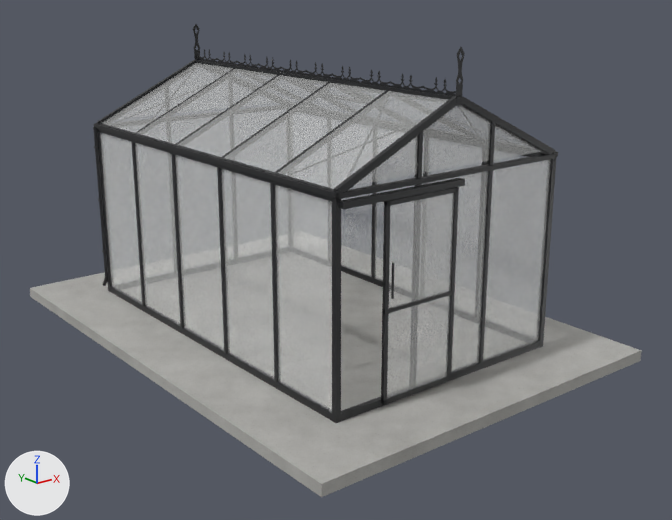
The glTF model models/scandiglas/sg-rect-7-9-12-7-decor.glb as it was, and as the next commit left it.
The view is the same before and after, from a 50 mm lens placed at (-5.17, -4.35, 3.28), pointed at (0.08, 2.23, 0.65). The axes (+X, +Y, +Z) are drawn at lower left. The lights are the same throughout. The older version comes first. Vertices at exactly the same position are counted once.

Names of what the first picture shows: 'scandiglas-rect-7-9-12-7-decor'.
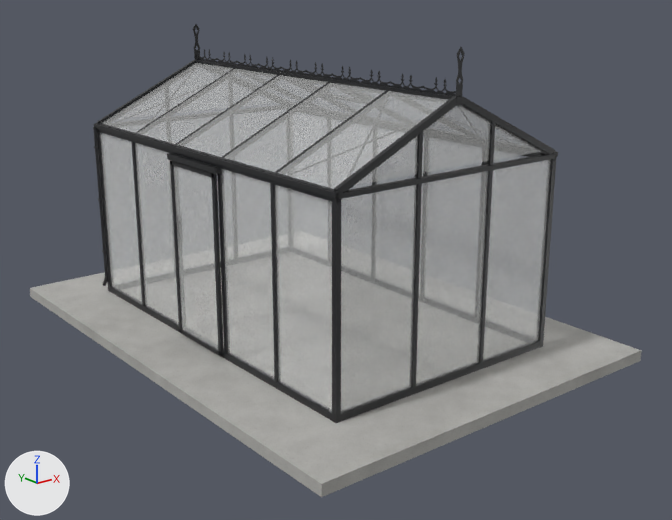
The newer file is also turned or shifted as a whole; pictures and numbers use the older file's frame.

The change, as a list of edits to the scene's bpy script:
```text
Change me_scandiglas:
    used by ob_scandiglas_rect_7_9_12_7_decor; location = (0.0, 0.0, 0.0)
    remove me_scandiglas.from_pydata(...)  # 15856 vertices, 30833 faces; spans x -1.82..1.82, y 0.0..5.11, z -0.1..2.72
    add me_scandiglas.from_pydata(...)  # 15832 vertices, 30790 faces; spans x -1.82..1.82, y 0.0..5.11, z -0.1..2.72
    me_scandiglas part 1: the loose piece of 70 vertices spanning x -0.76..-0.01, y 0.58..0.61, z 0.03..1.66 is turned -90 degrees about the z axis through its middle, then moved by (-0.84, 1.96, 0.0)
    me_scandiglas part 2: the loose piece of 24 vertices spanning x -1.18, y 2.19..2.92, z 0.06..1.73 is scaled about its middle by (3.01, 0.0191, 0.167), then moved by (-0.07, 0.31, 0.14), in mat_powder
    me_scandiglas part 3: the loose piece of 24 vertices spanning x -0.72..-0.05, y 0.6, z 0.07..1.62 is scaled about its middle by (0, -3.19e-05, 0.18), then moved by (-0.81, 2.27, 0.2), in mat_powder
    me_scandiglas part 4: the loose piece of 24 vertices spanning x -0.76..-0.01, y 0.58..0.61, z 0.78..0.81 is scaled about its middle by (0.0805, 30.8, 1.67), then moved by (-0.84, 1.94, 0.9)
    me_scandiglas part 5: the loose piece of 24 vertices spanning x -1.18..0.04, y 0.57..0.63, z 1.67..1.72 is scaled about its middle by (-0.00219, 11, 31.1), then moved by (-0.65, 1.96, -0.85), in mat_glass (white #fdfefd)
    me_scandiglas part 6: the loose piece of 24 vertices spanning x -0.7..-0.69, y 0.56..0.57, z 0.9..1.18 is scaled about its middle by (53.3, 0.333, 5.98), then moved by (-0.09, 0.07, -0.14), in mat_glass (white #fdfefd)
    me_scandiglas part 7: 29840 kept faces spanning x -1.82..1.82, y 0.0..5.11, z -0.1..2.72 get new texture (UV) coordinates
    other edits to the shape of me_scandiglas do not show in these pictures
```

Where the change shows, as pixel boxes [x1, y1, x2, y2] in the pictures (672 x 520 px; the box of a moved part takes in the faces that stretch with it):
part 1 of me_scandiglas, moved or reshaped
    before: [381, 187, 459, 405]
    after: [170, 160, 224, 356]
part 2 of me_scandiglas, moved or reshaped
    before: [175, 155, 224, 350]
    after: [174, 214, 177, 245]
part 3 of me_scandiglas, moved or reshaped (not visible afterwards)
    before: [387, 193, 454, 398]
part 4 of me_scandiglas, moved or reshaped
    before: [383, 291, 451, 314]
    after: [167, 153, 221, 174]
part 5 of me_scandiglas, moved or reshaped
    before: [339, 178, 465, 210]
    after: [174, 166, 218, 349]
part 6 of me_scandiglas, moved or reshaped
    before: [391, 263, 394, 299]
    after: [341, 185, 416, 413]
part 7 of me_scandiglas, surface changed
    both: [68, 150, 533, 439]
